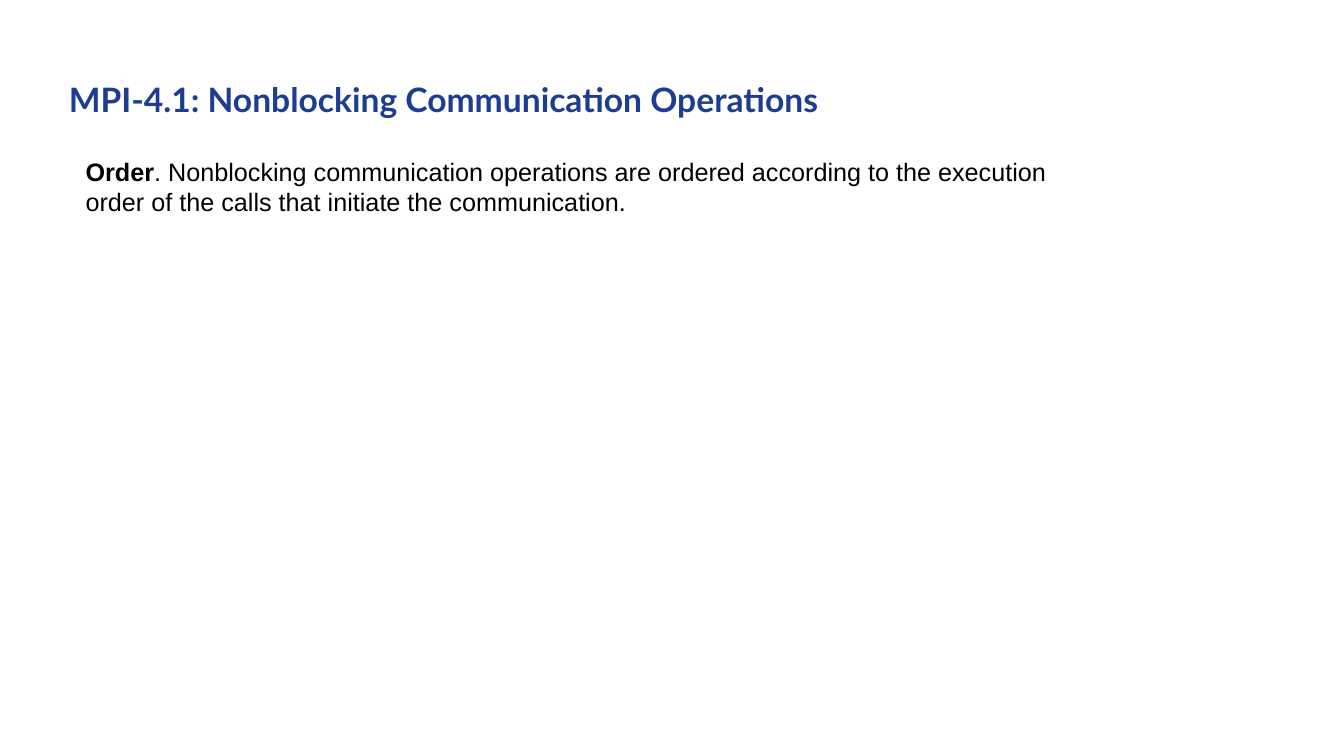
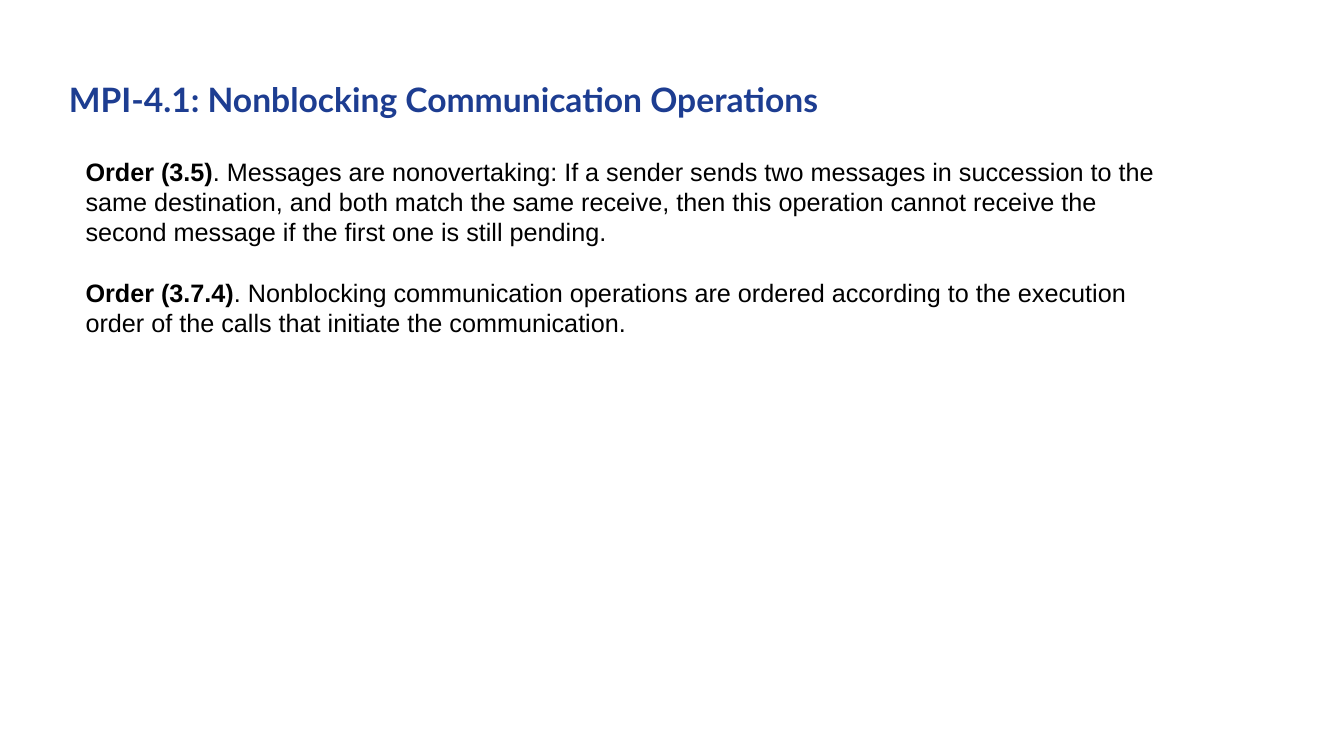
Before and after one commit to AxelSchneewind/mpi-benchmark, a slide deck: slide 5 of presentation/presentation-partitioned-progress.pptx. Drawn at 1344x756 pixels with LibreOffice and Linux fonts; fonts in the diff are those of the drawing; background and template pictures are left out. Boxes give left, top, right and bottom in pixels: in the first picture for what was removed or moved away, otherwise in the second. Text is boxed around its words. In the diff, an @@ line names an element or a change of style, - is before the commit and + after.

```diff
--- a/presentation/presentation-partitioned-progress.pptx
+++ b/presentation/presentation-partitioned-progress.pptx
@@ text at [86,162,1154,307]: text changed @@
-Order. Nonblocking communication operations are ordered according to the execution
+Order (3.5). Messages are nonovertaking: If a sender sends two messages in succession to the
+same destination, and both match the same receive, then this operation cannot receive the
+second message if the first one is still pending.
+Order (3.7.4). Nonblocking communication operations are ordered according to the execution
```
Also in this commit, not shown: 7 other slides changed, 9 slides added, 21 other files.
